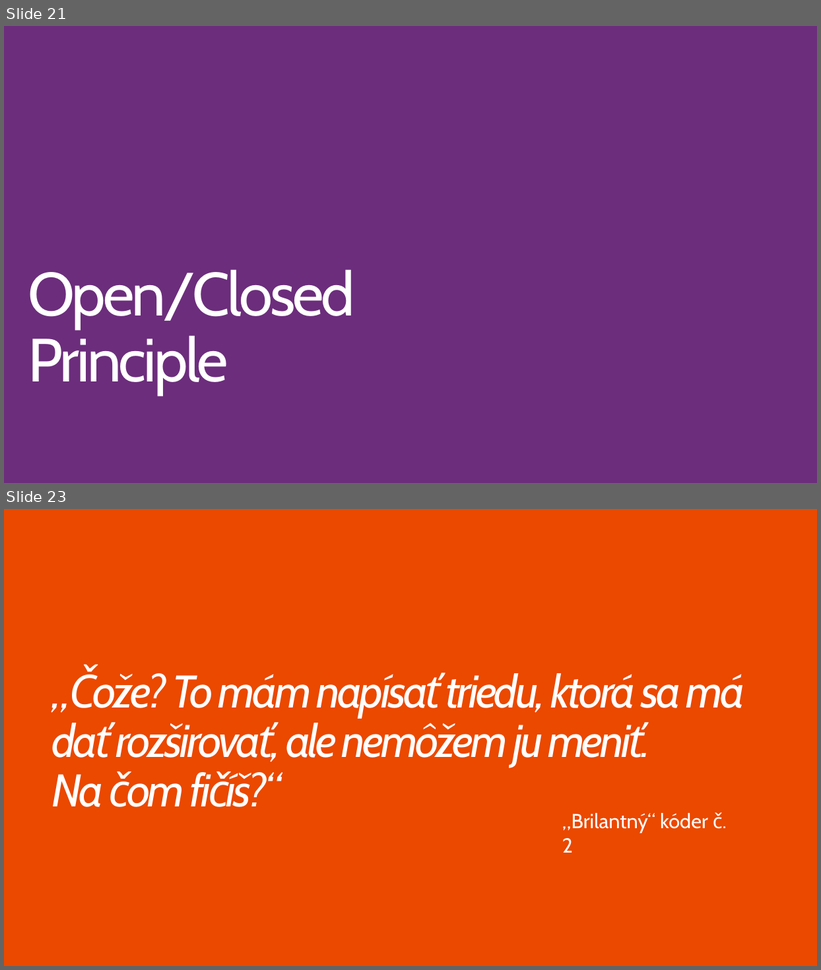
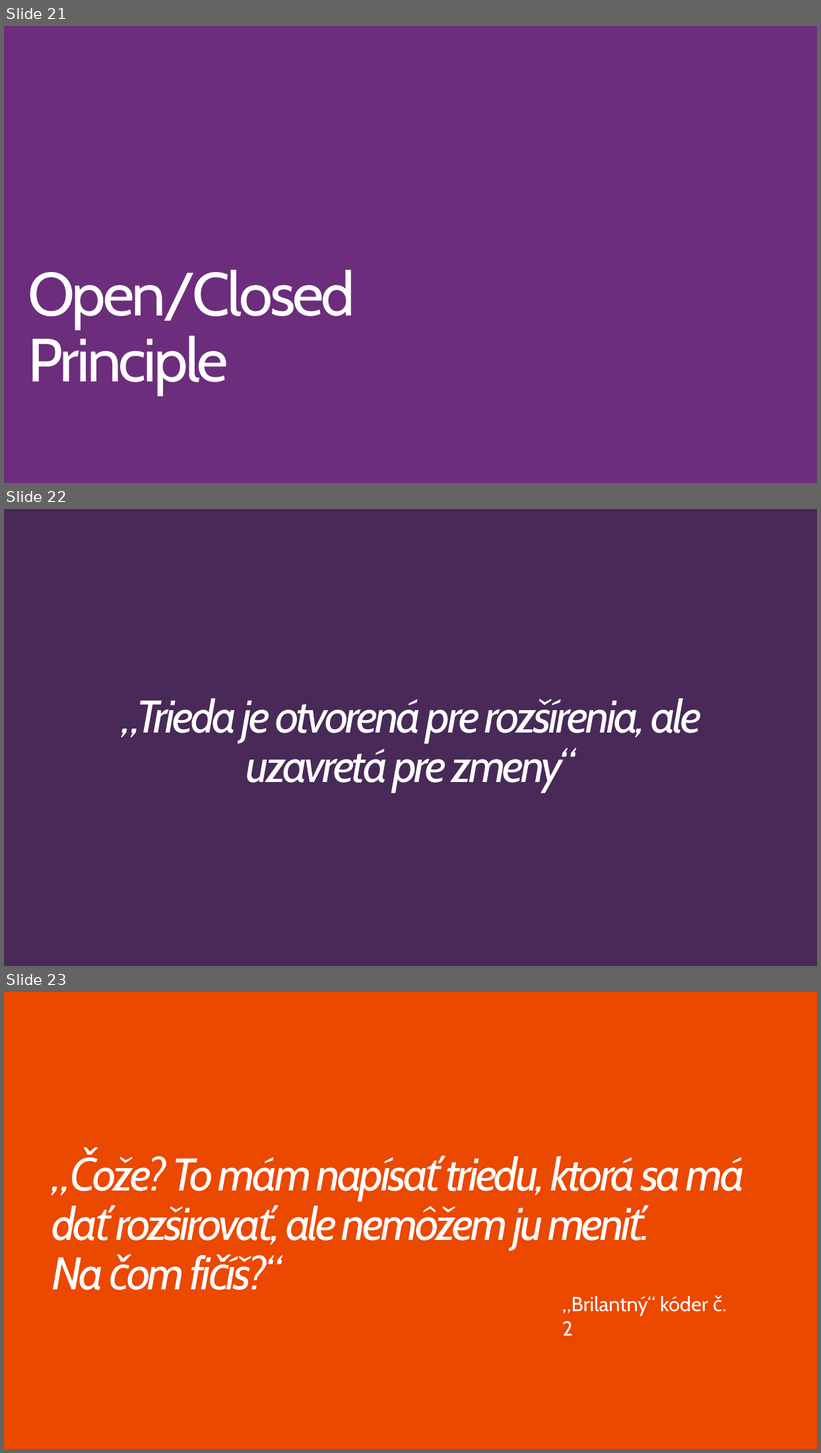
Before and after one commit to Burgyn/SOLID-Principles, a slide deck: SOLIDPrinciples.pptx. Shown one above the other, each under a label of ours: slides 21 and 23 before the commit, slides 21, 22 and 23 after it; the slides between them are not shown. The pictures are 821x970 and 821x1453 pixels, drawn with LibreOffice and Linux fonts; fonts in the diff are those of the drawing. Boxes give left, top, right and bottom in pixels: in the first picture for what was removed or moved away, otherwise in the second. Text is boxed around its words. In the diff, an @@ line names an element or a change of style, - is before the commit and + after.

```diff
--- a/SOLIDPrinciples.pptx
+++ b/SOLIDPrinciples.pptx
@@ slide 22 added at <box>4,509,817,966</box>, background #482958 @@
@@ title added at <box>121,698,702,792</box>, 54 pt, text #FFFFFF, italic @@
+„Trieda je otvorená pre rozšírenia, ale uzavretá pre zmeny“
```
Also in this commit, not shown: 4 slides changed, 13 other slides added, 2 slides removed, 1 other file.
